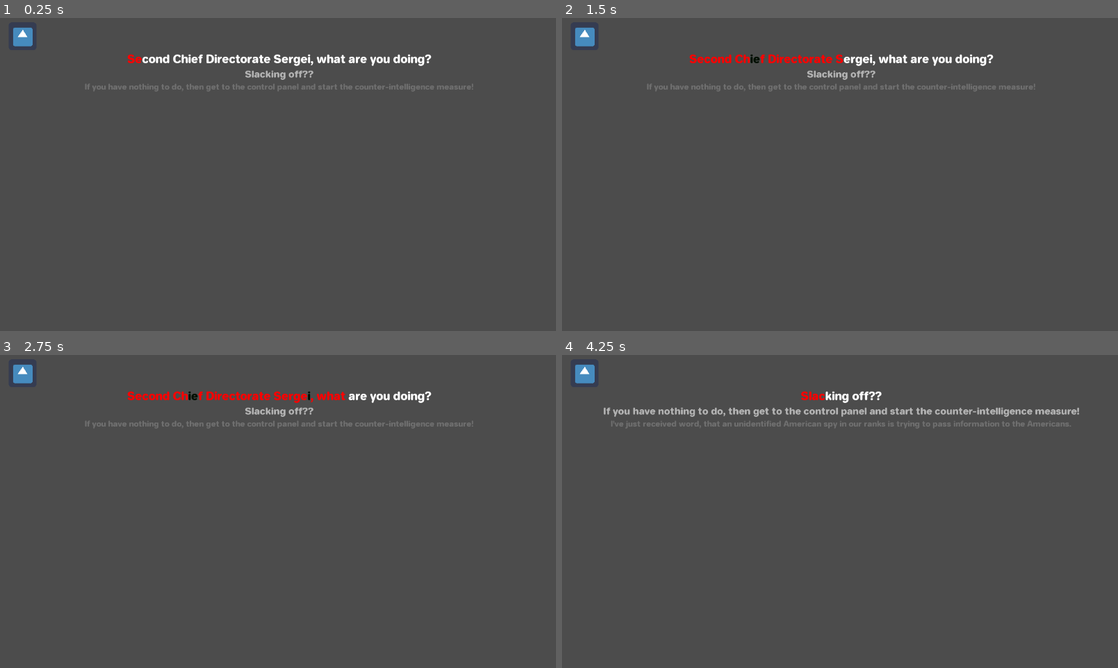
Above: before the commit, frames 1-4 (two rows, left to right).
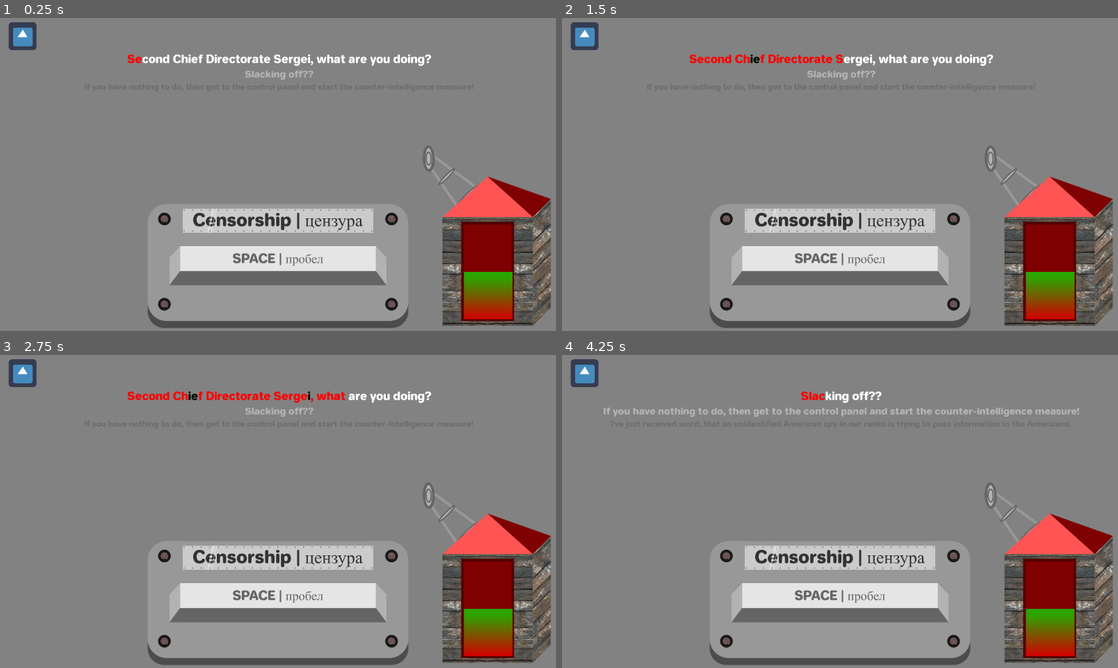
Above: after the commit, the same moments.

Repository: panorb/ludum-dare-49
Game: Godot game, scene res://Game/Game.tscn
Two runs of this game, one before a commit and one after it. Both use one fixed random seed, a clock stepped at 60 frames per second and the inputs below. The engine's default icon, where the game draws it, is replaced by a stand-in: a white triangle on a blue panel in a dark square.
Inputs (mouse positions are in pixels of both pictures, inside the frame that each line leads up to):
- Up to frame 1 (0.25 s): no input
- Up to frame 2 (1.5 s): click (840, 36) at 0.5 s; click (840, 265) at 1.27 s
- Up to frame 3 (2.75 s): click (278, 373) at 2 s
- Up to frame 4 (4.25 s): click (840, 602) at 2.77 s; click (840, 373) at 3.5 s

The runs differ from the first frame. In frame 1, 95% of the frame differs, in the area x 0-100%, y 0-100%; in frame 2, 95%; in frame 3, 95%; in frame 4, 95%.

Commit message:
Further work on different parts of central game logic

Diff:
--- /dev/null
+++ b/godot/Game/CensorButton/CensorButton.tscn
@@ -0,0 +1,44 @@
+[gd_scene load_steps=4 format=2]
+
+[ext_resource path="res://Game/CensorButton/unpressed.png" type="Texture" id=1]
+[ext_resource path="res://Game/CensorButton/pressed.png" type="Texture" id=2]
+[ext_resource path="res://Game/CensorButton/button-bg.png" type="Texture" id=3]
+
+[node name="CensorButton" type="Control"]
+margin_right = 600.0
+margin_bottom = 285.0
+rect_min_size = Vector2( 600, 285 )
+__meta__ = {
+"_edit_use_anchors_": false
+}
+
+[node name="TextureRect" type="TextureRect" parent="."]
+anchor_left = 0.5
+anchor_top = 0.5
+anchor_right = 0.5
+anchor_bottom = 0.5
+margin_left = -300.0
+margin_top = -142.5
+margin_right = 300.0
+margin_bottom = 142.5
+texture = ExtResource( 3 )
+__meta__ = {
+"_edit_use_anchors_": false
+}
+
+[node name="TextureButton" type="TextureButton" parent="."]
+anchor_left = 0.5
+anchor_top = 0.5
+anchor_right = 0.5
+anchor_bottom = 0.5
+margin_left = -250.0
+margin_top = -45.0
+margin_right = 250.0
+margin_bottom = 45.0
+focus_mode = 0
+enabled_focus_mode = 0
+texture_normal = ExtResource( 1 )
+texture_pressed = ExtResource( 2 )
+__meta__ = {
+"_edit_use_anchors_": false
+}
--- /dev/null
+++ b/godot/Game/EnergyVisualizer/EnergyVisualizer.tscn
@@ -0,0 +1,26 @@
+[gd_scene load_steps=4 format=2]
+
+[ext_resource path="res://Game/EnergyVisualizer/energy-bar.png" type="Texture" id=1]
+[ext_resource path="res://Game/EnergyVisualizer/energy-bg.png" type="Texture" id=2]
+[ext_resource path="res://Game/EnergyVisualizer/energy-visualizer.gd" type="Script" id=3]
+
+[node name="EnergyVisualizer" type="TextureRect"]
+margin_right = 40.0
+margin_bottom = 40.0
+texture = ExtResource( 2 )
+script = ExtResource( 3 )
+__meta__ = {
+"_edit_use_anchors_": false
+}
+
+[node name="TextureProgress" type="TextureProgress" parent="."]
+margin_left = 95.0
+margin_top = 182.0
+size_flags_horizontal = 3
+size_flags_vertical = 3
+value = 50.0
+texture_progress = ExtResource( 1 )
+fill_mode = 3
+__meta__ = {
+"_edit_use_anchors_": false
+}
--- /dev/null
+++ b/godot/Game/EnergyVisualizer/energy-visualizer.gd
@@ -0,0 +1,6 @@
+extends TextureRect
+
+onready var texture_progress = get_node("TextureProgress")
+
+func update_percentage(percentage : int) -> void:
+	texture_progress.value = percentage
--- a/godot/Game/Game.tscn
+++ b/godot/Game/Game.tscn
@@ -1,8 +1,10 @@
-[gd_scene load_steps=4 format=2]
+[gd_scene load_steps=6 format=2]
 
 [ext_resource path="res://Game/game.gd" type="Script" id=1]
 [ext_resource path="res://ControlPanel/ControlPanel.tscn" type="PackedScene" id=2]
 [ext_resource path="res://Game/RepeatChoice/RepeatChoice.tscn" type="PackedScene" id=3]
+[ext_resource path="res://Game/EnergyVisualizer/EnergyVisualizer.tscn" type="PackedScene" id=4]
+[ext_resource path="res://Game/CensorButton/CensorButton.tscn" type="PackedScene" id=5]
 
 [node name="Game" type="Control"]
 anchor_right = 1.0
@@ -14,6 +16,30 @@
 
 [node name="ControlPanel" parent="." instance=ExtResource( 2 )]
 
+[node name="CensorButton" parent="." instance=ExtResource( 5 )]
+anchor_left = 0.5
+anchor_top = 1.0
+anchor_right = 0.5
+anchor_bottom = 1.0
+margin_left = -300.0
+margin_top = -300.0
+margin_right = 300.0
+margin_bottom = 0.0
+grow_horizontal = 2
+grow_vertical = 2
+
+[node name="EnergyVisualizer" parent="." instance=ExtResource( 4 )]
+anchor_left = 1.0
+anchor_top = 1.0
+anchor_right = 1.0
+anchor_bottom = 1.0
+margin_left = -295.0
+margin_top = -415.0
+margin_right = -12.0
+margin_bottom = -12.0
+grow_horizontal = 0
+grow_vertical = 0
+
 [node name="RepeatChoice" parent="." instance=ExtResource( 3 )]
 
 [connection signal="proceed_selected" from="RepeatChoice" to="." method="_on_RepeatChoice_proceed_selected"]
--- a/godot/Game/game.gd
+++ b/godot/Game/game.gd
@@ -4,6 +4,7 @@
 onready var repeat_choice = get_node("RepeatChoice")
 
 var last_ended_chapter := ""
+var remaining_energy := 100
 
 func _ready():
 	control_panel.load_character("russian-officer")
--- a/godot/project.godot
+++ b/godot/project.godot
@@ -48,4 +48,5 @@
 
 [rendering]
 
+environment/default_clear_color=Color( 0.513726, 0.513726, 0.513726, 1 )
 environment/default_environment="res://default_env.tres"
Binary file added: godot/Game/CensorButton/button-bg.png
Not shown, added: godot/Game/CensorButton/button-bg.png.import
Binary file added: godot/Game/CensorButton/pressed.png
Not shown, added: godot/Game/CensorButton/pressed.png.import
Binary file added: godot/Game/CensorButton/unpressed.png
Not shown, added: godot/Game/CensorButton/unpressed.png.import
Binary file added: godot/Game/EnergyVisualizer/energy-bar.png
Not shown, added: godot/Game/EnergyVisualizer/energy-bar.png.import
Binary file added: godot/Game/EnergyVisualizer/energy-bg.png
Not shown, added: godot/Game/EnergyVisualizer/energy-bg.png.import
